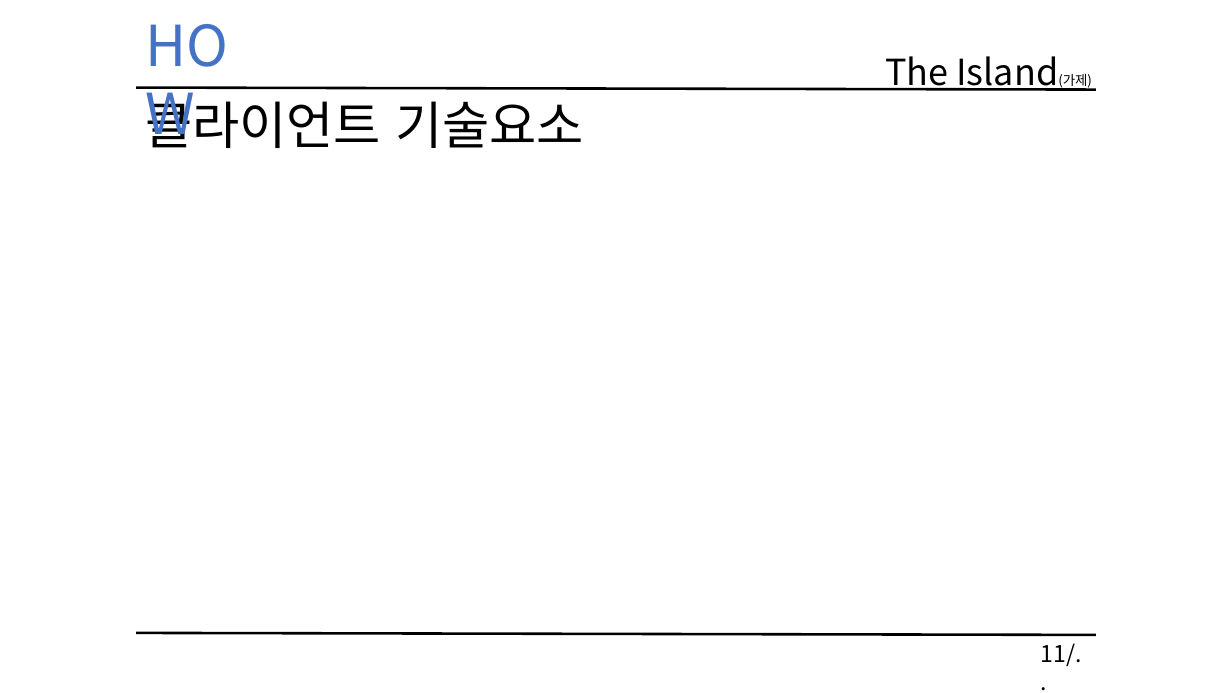
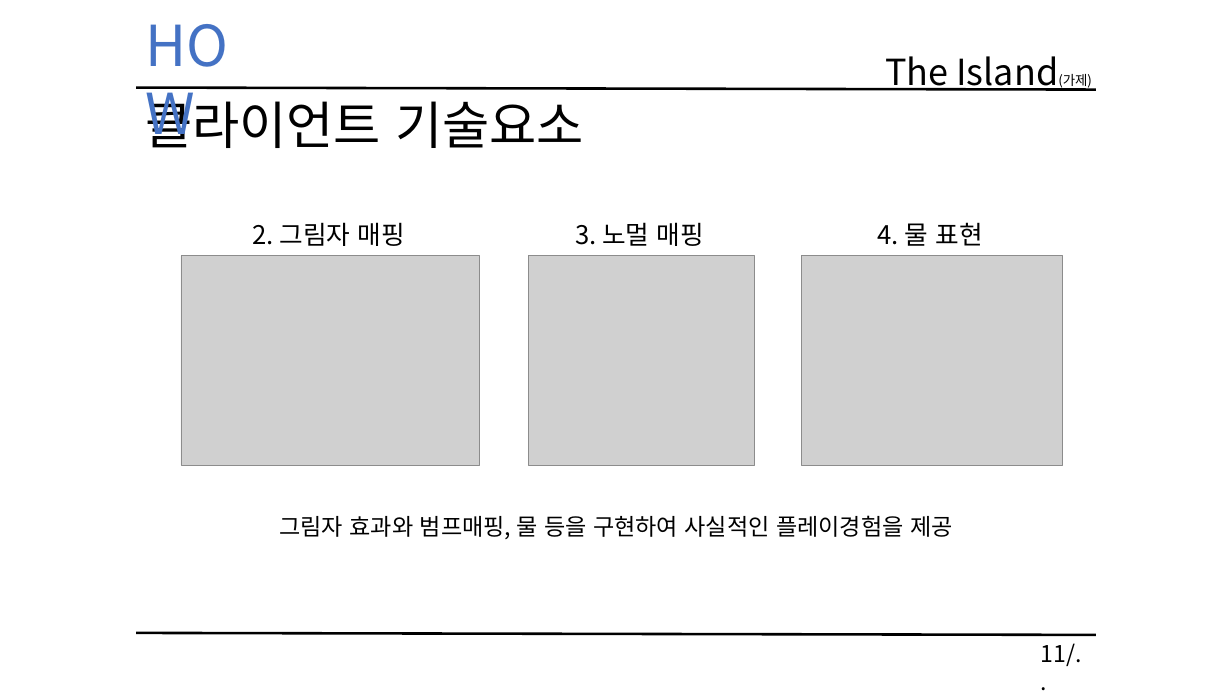
Before and after one commit to KimHaYoon/SickPerson, a slide deck: slide 11 of 문서/졸업작품 게임 기획서 초안.pptx. Drawn at 1232x693 pixels with LibreOffice and Linux fonts; fonts in the diff are those of the drawing; grey boxes stand for pictures. Boxes give left, top, right and bottom in pixels: in the first picture for what was removed or moved away, otherwise in the second. Text is boxed around its words. In the diff, an @@ line names an element or a change of style, - is before the commit and + after.

```diff
--- a/문서/졸업작품 게임 기획서 초안.pptx
+++ b/문서/졸업작품 게임 기획서 초안.pptx
@@ text added at [252,222,405,246], 20 pt, text #000000 @@
+2. 그림자 매핑
@@ text added at [575,222,704,246], 20 pt, text #000000 @@
+3. 노멀 매핑
@@ text added at [878,222,983,246], 20 pt, text #000000 @@
+4. 물 표현
@@ picture added at [181,256,480,465] @@
@@ picture added at [529,256,754,465] @@
@@ picture added at [801,256,1063,465] @@
@@ text added at [279,515,953,539], 18 pt, text #000000 @@
+그림자 효과와 범프매핑, 물 등을 구현하여 사실적인 플레이경험을 제공
```
Also in this commit, not shown: 8 other slides changed, 5 slides added.
